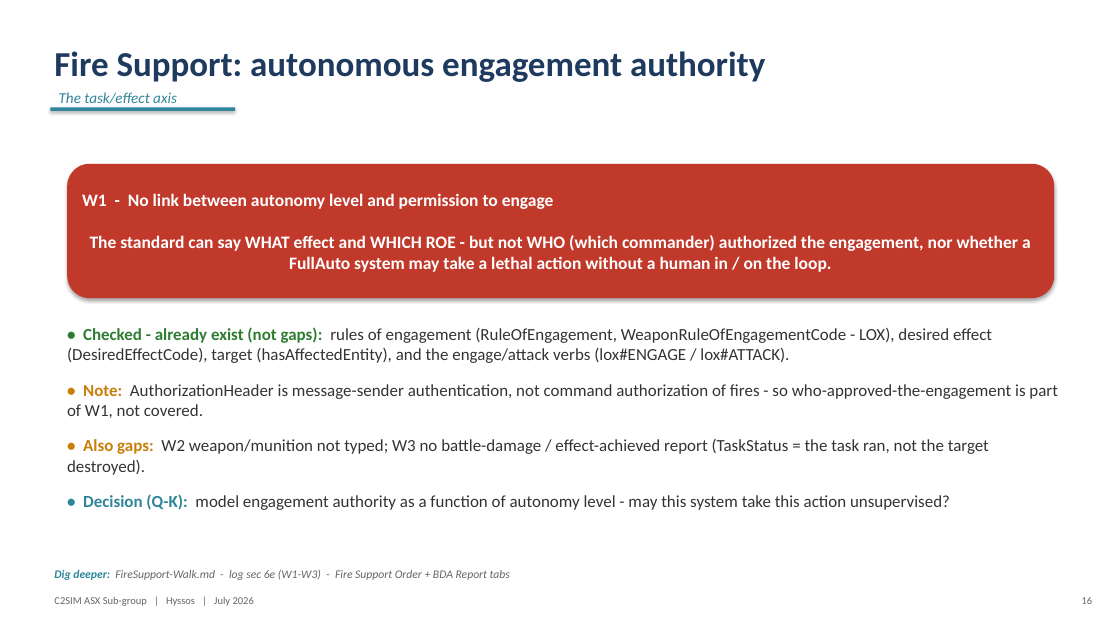
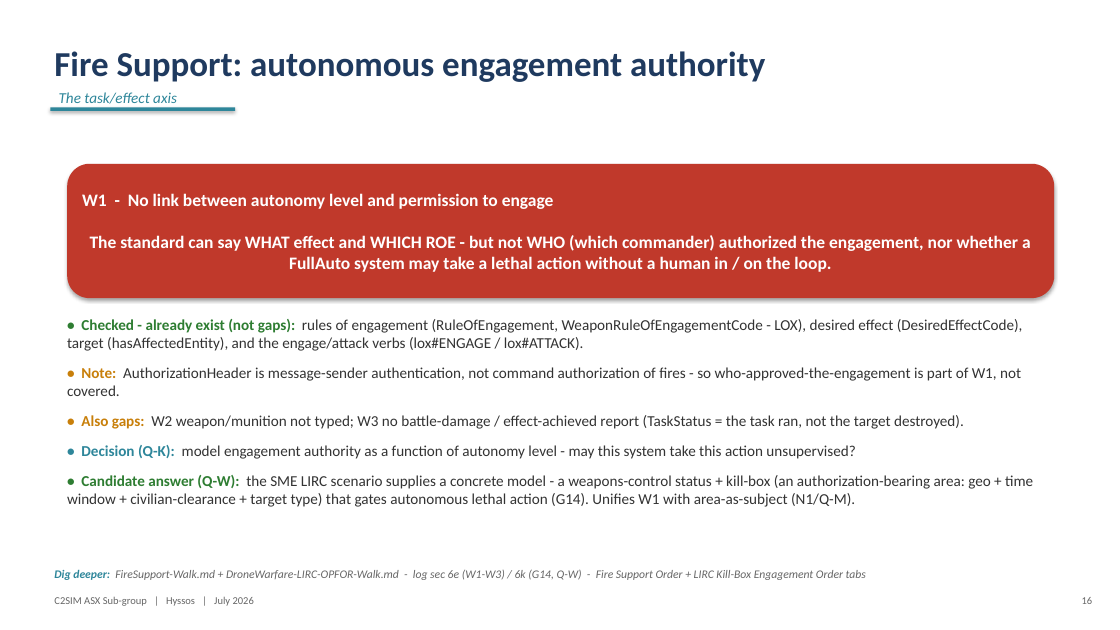
Before and after one commit to hyssostech/C2SIMArtifacts, a slide deck: slide 16 of Subgroups/ASX/InstantiationReview/ASX-Instantiation-Findings.pptx. Drawn at 1120x630 pixels with LibreOffice and Linux fonts; fonts in the diff are those of the drawing. Boxes give left, top, right and bottom in pixels: in the first picture for what was removed or moved away, otherwise in the second. Text is boxed around its words. In the diff, an @@ line names an element or a change of style, - is before the commit and + after.

```diff
--- a/Subgroups/ASX/InstantiationReview/ASX-Instantiation-Findings.pptx
+++ b/Subgroups/ASX/InstantiationReview/ASX-Instantiation-Findings.pptx
@@ text "• Checked - already exist ...": place and size @@
-text "• Checked - already exist ..." at (67, 327, 1058, 510)
+text "• Checked - already exist ..." at (67, 319, 1033, 507)
@@ text at (67, 319, 1023, 459): size 14.5 to 13 pt in "• Checked - already exist (not gaps): ...", "• Note: AuthorizationHeader is message-sender authentication ...", "• Also gaps: W2 weapon/munition not typed; ...", "• Decision (Q-K): model engagement authority as ..."; less space between paragraphs @@
@@ text at (67, 475, 1033, 507): paragraph added @@
+• Candidate answer (Q-W): the SME LIRC scenario supplies a concrete model - a weapons-control status + kill-box (an authorization-bearing area: geo + time window + civilian-clearance + target type) that gates autonomous lethal action (G14). Unifies W1 with area-as-subject (N1/Q-M).
@@ text at (54, 569, 866, 580): text changed @@
-Dig deeper: FireSupport-Walk.md - log sec 6e (W1-W3) - Fire Support Order + BDA Report tabs
+Dig deeper: FireSupport-Walk.md + DroneWarfare-LIRC-OPFOR-Walk.md - log sec 6e (W1-W3) / 6k (G14, Q-W) - Fire Support Order + LIRC Kill-Box Engagement Order tabs
```
Also in this commit, not shown: 13 other slides changed, 7 other files.
